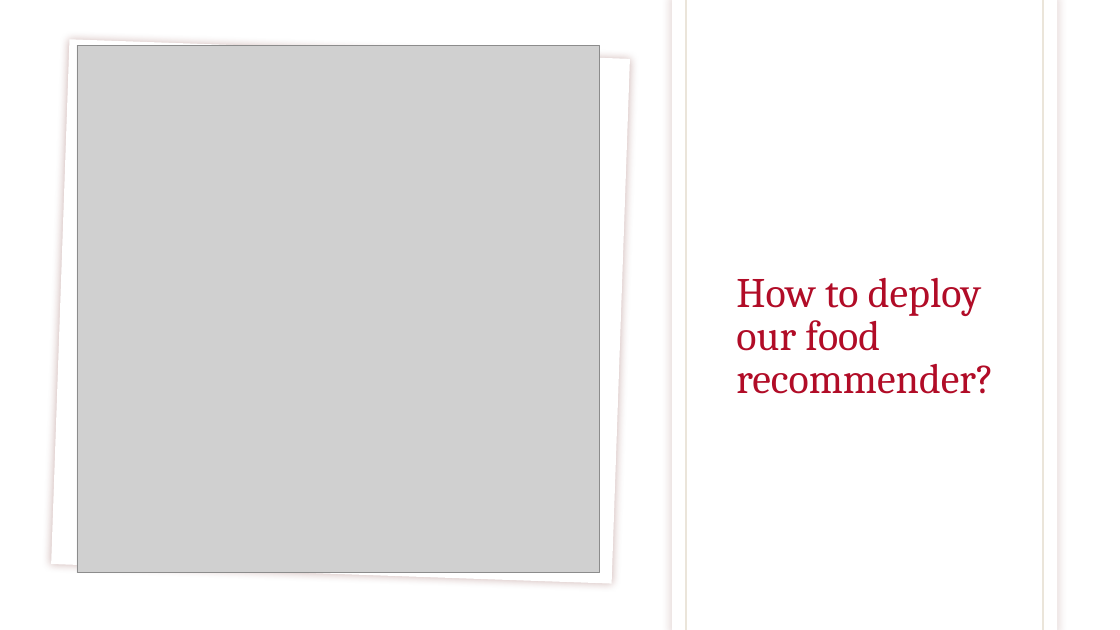
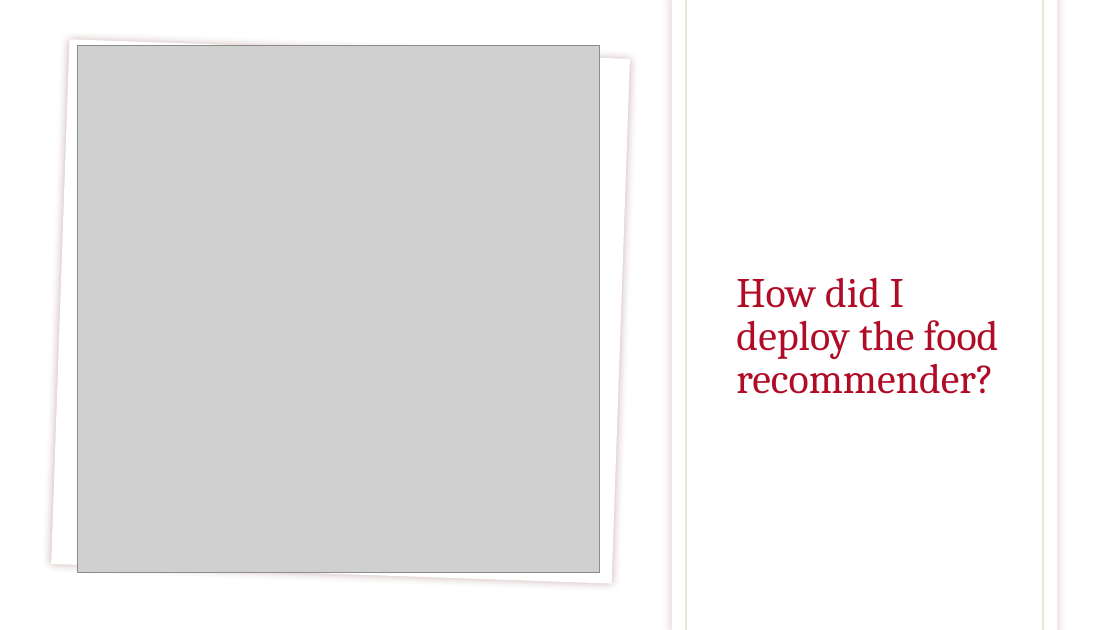
Before and after one commit to Rangga1708/Food-Recommender, a slide deck: slide 38 of Food Recommender Based on Taste.pptx (slide 36 before the commit). Drawn at 1120x630 pixels with LibreOffice and Linux fonts; fonts in the diff are those of the drawing; grey boxes stand for pictures; background and template pictures are left out. Boxes give left, top, right and bottom in pixels: in the first picture for what was removed or moved away, otherwise in the second. Text is boxed around its words. In the diff, an @@ line names an element or a change of style, - is before the commit and + after.

```diff
--- a/Food Recommender Based on Taste.pptx
+++ b/Food Recommender Based on Taste.pptx
@@ title at (736, 277, 999, 394): text changed @@
-How to deploy our food recommender?
+How did I deploy the food recommender?
```
Also in this commit, not shown: 17 other slides changed, 6 slides added, 1 slide removed.
